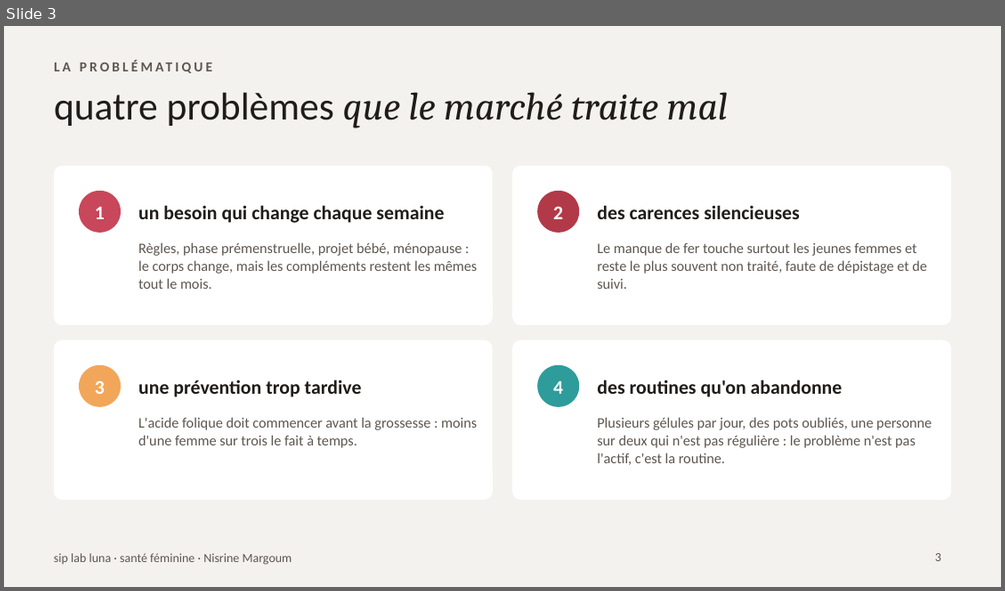
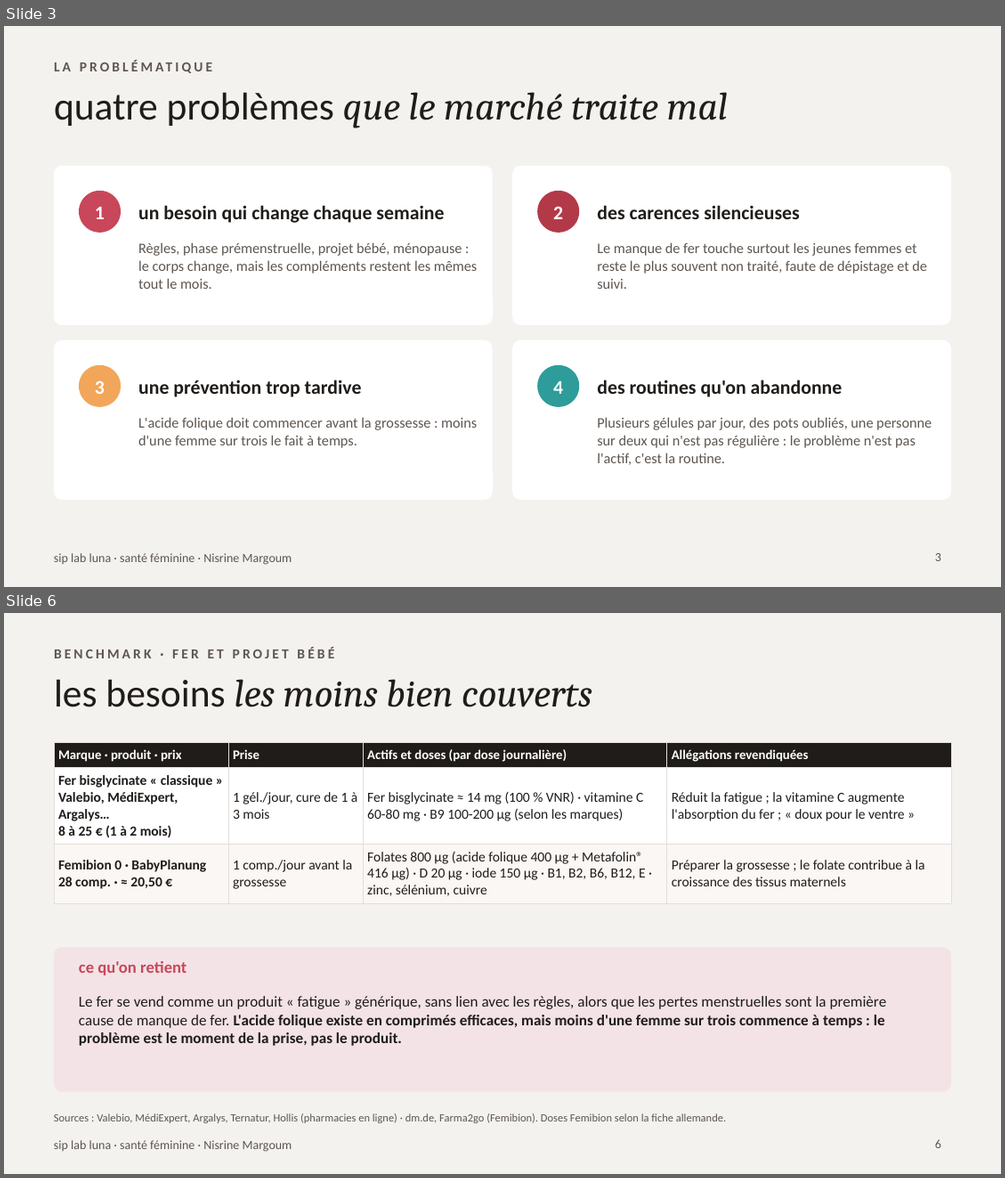
Before and after one commit to nisrine-max/mon-sitee, a slide deck: pitch/siplab-luna-problematique.pptx. Shown one above the other, each under a label of ours: slide 3 before the commit, slides 3 and 6 after it; the slides between them are not shown. The pictures are 1005x591 and 1005x1178 pixels, drawn with LibreOffice and Linux fonts; fonts in the diff are those of the drawing. Boxes give left, top, right and bottom in pixels: in the first picture for what was removed or moved away, otherwise in the second. Text is boxed around its words. In the diff, an @@ line names an element or a change of style, - is before the commit and + after.

```diff
--- a/pitch/siplab-luna-problematique.pptx
+++ b/pitch/siplab-luna-problematique.pptx
@@ slide 6 added at bbox=[4, 613, 1001, 1174], background #F4F2EF; not listed: 1 template element that a slide beside it also shows @@
@@ text added at bbox=[54, 647, 334, 658], 10 pt, text #5E5650, bold @@
+BENCHMARK · FER ET PROJET BÉBÉ
@@ title added at bbox=[54, 679, 592, 707], 28 pt, text #1F1C19, italic @@
+les besoins les moins bien couverts
@@ table added at bbox=[54, 743, 951, 900], 3 rows, 4 columns @@
+Marque · produit · prix | Prise | Actifs et doses (par dose journalière) | Allégations revendiquées
+Fer bisglycinate « classique » / Valebio, MédiExpert, Argalys… / 8 à 25 € (1 à 2 mois) | 1 gél./jour, cure de 1 à 3 mois | Fer bisglycinate ≈ 14 mg (100 % VNR) · vitamine C 60-80 mg · B9 100-200 µg (selon les marques) | Réduit la fatigue ; la vitamine C augmente l'absorption du fer ; « doux pour le ventre »
+Femibion 0 · BabyPlanung / 28 comp. · ≈ 20,50 € | 1 comp./jour avant la grossesse | Folates 800 µg (acide folique 400 µg + Metafolin® 416 µg) · D 20 µg · iode 150 µg · B1, B2, B6, B12, E · zinc, sélénium, cuivre | Préparer la grossesse ; le folate contribue à la croissance des tissus maternels
@@ rounded rectangle added at bbox=[54, 947, 951, 1092], fill #F3E3E6 @@
@@ text added at bbox=[79, 961, 186, 975], 12 pt, text #C8475A, bold @@
+ce qu'on retient
@@ text added at bbox=[79, 996, 887, 1046], 11 pt, text #1F1C19 @@
+Le fer se vend comme un produit « fatigue » générique, sans lien avec les règles, alors que les pertes menstruelles sont la première cause de manque de fer. L'acide folique existe en comprimés efficaces, mais moins d'une femme sur trois commence à temps : le problème est le moment de la prise, pas le produit.
@@ text added at bbox=[54, 1113, 726, 1123], 8 pt, text #5E5650 @@
+Sources : Valebio, MédiExpert, Argalys, Ternatur, Hollis (pharmacies en ligne) · dm.de, Farma2go (Femibion). Doses Femibion selon la fiche allemande.
@@ page number added at bbox=[935, 1139, 941, 1148], 9 pt, text #5E5650 @@
+6
```
Also in this commit, not shown: 3 slides changed, 2 other slides added.
